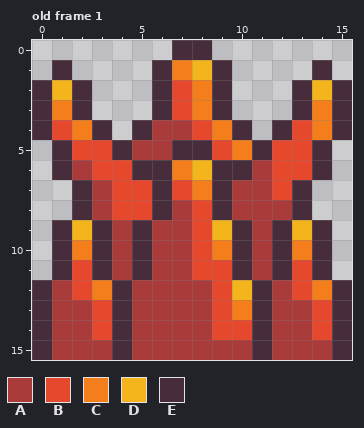
Two versions of one pixel-art file, images/fire bubble thrower.aseprite. Above, as it was before the edit.
16x16 pixels, 1 frame. Shown: old frame 1. The commit also changed other frames, which this record leaves out.
Palette (. is transparent): A #a93b3b  B #e6482e  C #f47e1b  D #f4b41b  E #472d3c
Pixels before, old frame 1, first column x 0:
 0 .......EE.......
 1 .E....ECDE....E.
 2 EDE...EBCE...EDE
 3 ECE...EBCE...ECE
 4 EBCE.EAABCE.EBCE
 5 .EBBEAAEEBCEBBE.
 6 .EABBEECDEEABBE.
 7 ..EABBEBCEAABE..
 8 ..EABBEABEAAAE..
 9 .EDEAEAABDEAEDE.
10 .ECEAEAABCEAECE.
11 .EBEAEAABBEAEBE.
12 EABCEAAAABDEABCE
13 EAABEAAAABCEAABE
14 EAABEAAAABBEAABE
15 EAAAEAAAAAAEAAAE
New version:
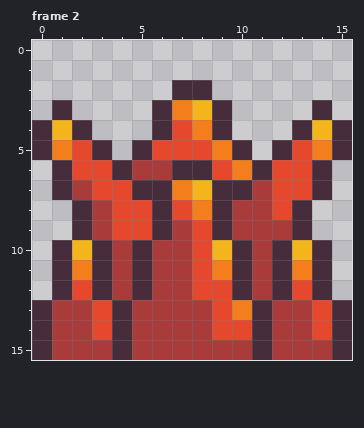
A new or re-ordered frame is compared with the old frame closest to it.
The edit:
frames 1 -> 4
Changed rows in their new state; - is an unchanged pixel.
Frame 2 is new; against old frame 1:
first column x 0:
 0 -------..-------
 1 -.----....----.-
 2 ...---.EE.---...
 3 .E.----CD----.E.
 4 -DE.-.EBCE.-.ED-
 5 EC-E.EBBBCE.E-CE
 6 --B-EAAEEBCE----
 7 -EAB-E-CD-E--BE-
 8 -------BC---B---
 9 -.EABBE--EA-AE.-
10 --D------D---D--
11 --C------C---C--
12 .E-EAE--B-EAE-E.
